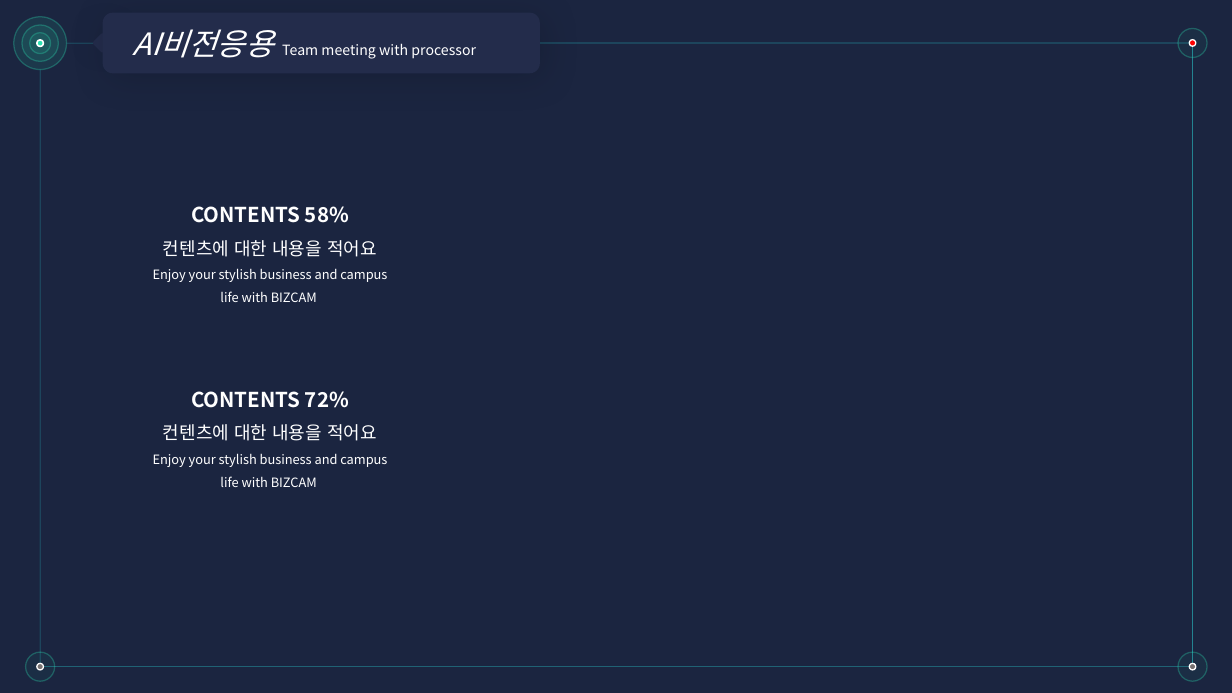
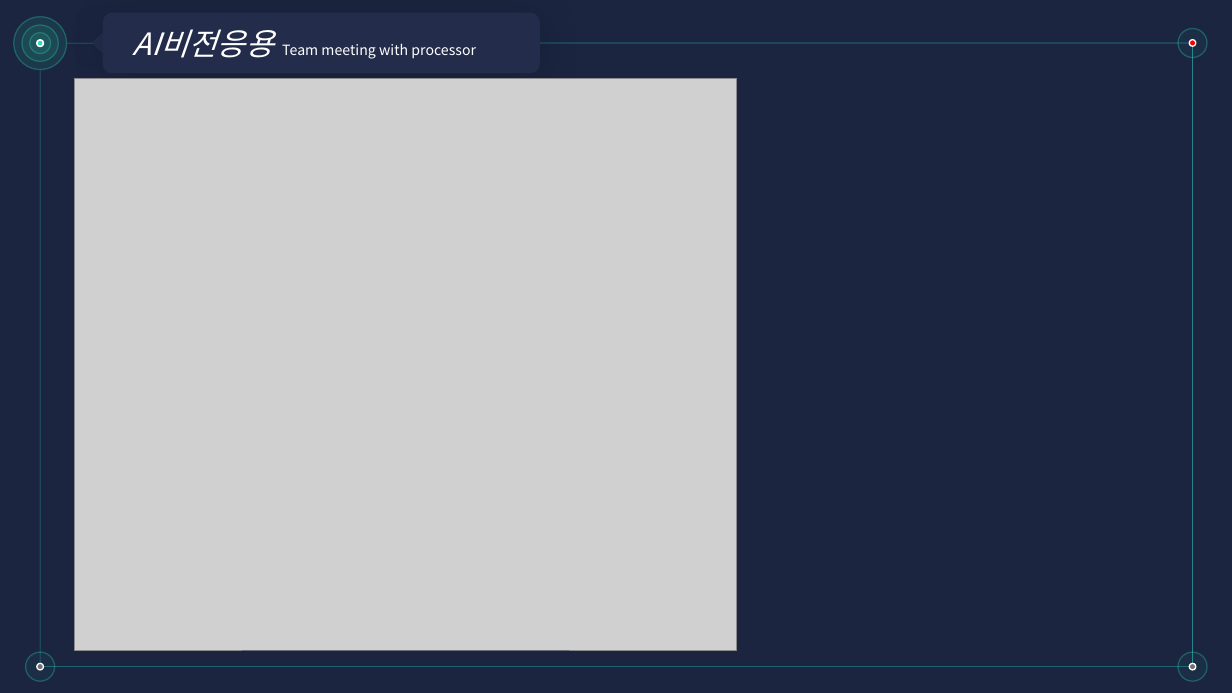
Before and after one commit to dandeeAndy/AI_Vision_application, a slide deck: slide 5 of 팀플/9월27일발표ppt.pptx (slide 3 before the commit). Drawn at 1232x693 pixels with LibreOffice and Linux fonts; fonts in the diff are those of the drawing; grey boxes stand for pictures. Boxes give left, top, right and bottom in pixels: in the first picture for what was removed or moved away, otherwise in the second. Text is boxed around its words. In the diff, an @@ line names an element or a change of style, - is before the commit and + after.

```diff
--- a/팀플/9월27일발표ppt.pptx
+++ b/팀플/9월27일발표ppt.pptx
@@ picture added at bbox=[75, 79, 737, 651] @@
@@ text removed at bbox=[153, 206, 387, 302] @@
-CONTENTS 58%
-컨텐츠에 대한 내용을 적어요
-Enjoy your stylish business and campus life with BIZCAM
@@ text removed at bbox=[153, 391, 387, 487] @@
-CONTENTS 72%
-컨텐츠에 대한 내용을 적어요
-Enjoy your stylish business and campus life with BIZCAM
```
Also in this commit, not shown: 3 other slides changed, 5 slides added, 1 slide removed, 3 other files.
